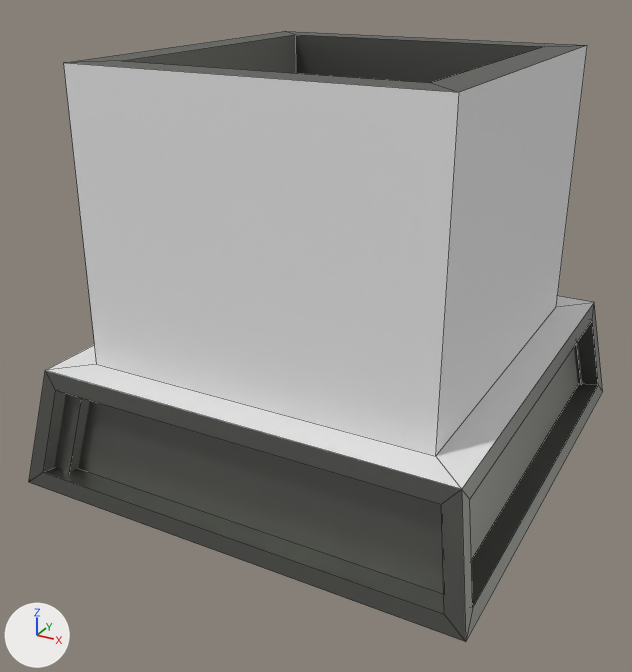
Before and after pictures for a commit that changed the FBX model Assets/Resources/Meshes/Container2.fbx.
Both versions are drawn from a 50 mm camera at (2.828, -2.563, 0.542) aimed at (2.391, -1.769, 0.145). Every picture has the same lights, and +X, +Y and +Z are marked at lower left. Mesh edges are drawn as thin lines. Where no turn or scale is listed for an object, it has been applied to the vertices.

Script lines for the objects in view, before the commit:
```python
me_cube_003 = bpy.data.meshes.new('Cube.003')
me_cube_003.from_pydata(...)  # 56 vertices, 54 faces; spans x -0.256..0.256, y -0.267..0.267, z 0.0..0.446
# faces by material slot: [46, 8]
me_cube_003.materials.append(mat_unitframematerial)  # picture img_paletteunits_png
me_cube_003.materials.append(mat_playercolor)  # white #e7e7e7
ob_container2 = bpy.data.objects.new('Container2', me_cube_003)
ob_container2.location = (2.403, -1.723, 0.0)
```
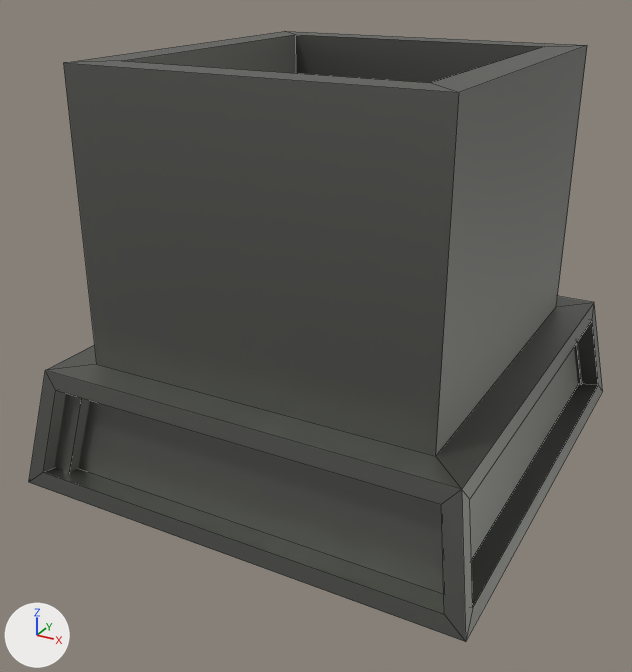
The newer file is also turned or shifted as a whole; pictures and numbers use the older file's frame.

What differs and where, as boxes [x1, y1, x2, y2] in the pictures (632 x 672 px):
part 1 of me_cube_003, recoloured: [46, 46, 594, 489] in both

Diff of the bpy script that builds the scene:
```diff
--- a/Assets/Resources/Meshes/Container2.fbx.py
+++ b/Assets/Resources/Meshes/Container2.fbx.py
@@ me_cube_003 @@
 me_cube_003.from_pydata(...)  # 56 vertices, 54 faces; spans x -0.256..0.256, y -0.267..0.267, z 0.0..0.446
 # used by ob_container2; location = (2.403, -1.723, 0.0)
+# me_cube_003 part 1: all 8 faces that had it switch from mat_playercolor (white #e7e7e7) to mat_unitframematerial (picture img_paletteunits_png)
```
